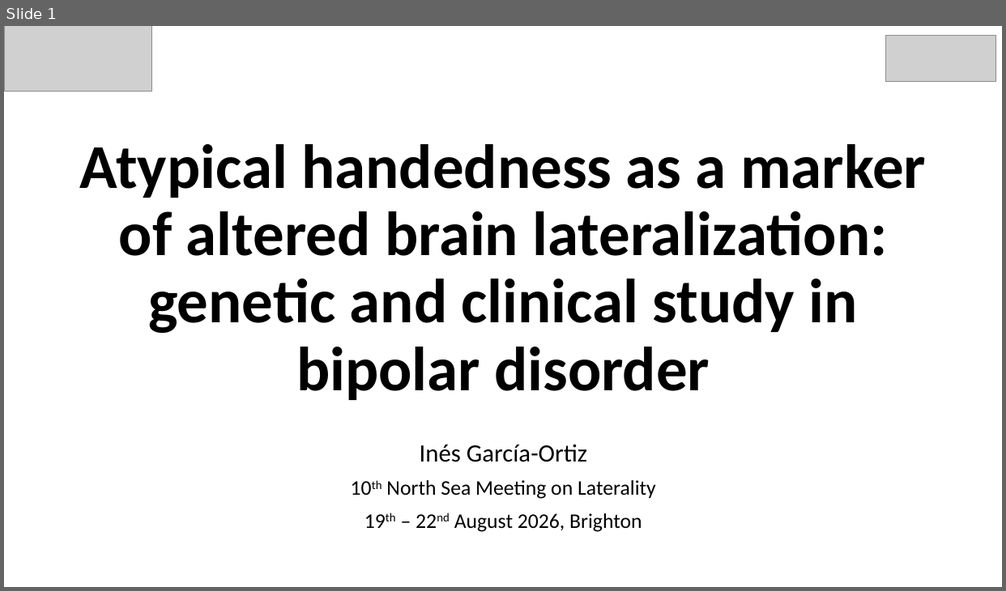
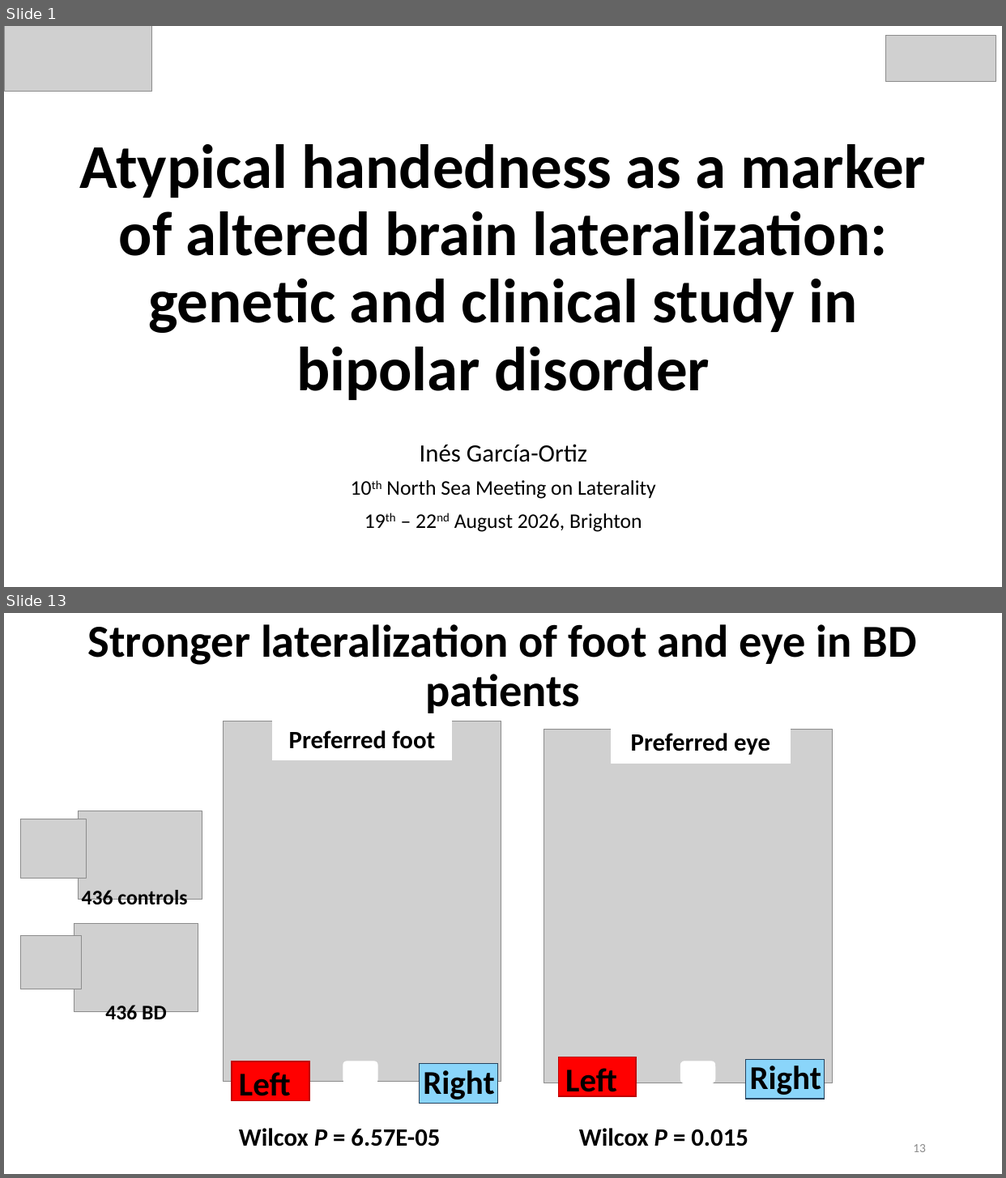
Before and after one commit to igarcia17/EHI_laterality, a slide deck: NorthSeaLateralityCongress_InesGarciaOrtiz.pptx. Shown one above the other, each under a label of ours: slide 1 before the commit, slides 1 and 13 after it; the slides between them are not shown. The pictures are 1006x591 and 1006x1178 pixels, drawn with LibreOffice and Linux fonts; fonts in the diff are those of the drawing; grey boxes stand for pictures. Boxes give left, top, right and bottom in pixels: in the first picture for what was removed or moved away, otherwise in the second. Text is boxed around its words. In the diff, an @@ line names an element or a change of style, - is before the commit and + after.

```diff
--- a/NorthSeaLateralityCongress_InesGarciaOrtiz.pptx
+++ b/NorthSeaLateralityCongress_InesGarciaOrtiz.pptx
@@ slide 13 added at (x1=4, y1=613, x2=1002, y2=1174), background #FFFFFF @@
@@ title added at (x1=88, y1=624, x2=917, y2=713), 44 pt, text #000000, bold @@
+Stronger lateralization of foot and eye in BD patients
@@ picture added at (x1=223, y1=721, x2=501, y2=1082) @@
@@ rectangle added at (x1=272, y1=717, x2=452, y2=760), fill #FFFFFF, outline #FFFFFF 1 pt, 24 pt, text #000000, bold @@
+Preferred foot
@@ picture added at (x1=544, y1=729, x2=833, y2=1083) @@
@@ rectangle added at (x1=612, y1=720, x2=791, y2=763), fill #FFFFFF, outline #FFFFFF 1 pt, 24 pt, text #000000, bold @@
+Preferred eye
@@ picture added at (x1=21, y1=819, x2=87, y2=879) @@
@@ picture added at (x1=78, y1=811, x2=202, y2=899) @@
@@ text added at (x1=82, y1=890, x2=187, y2=909), 20 pt, text #000000, bold @@
+436 controls
@@ picture added at (x1=74, y1=924, x2=198, y2=1012) @@
@@ picture added at (x1=21, y1=935, x2=81, y2=989) @@
@@ text added at (x1=105, y1=1005, x2=167, y2=1024), 20 pt, text #000000, bold @@
+436 BD
@@ rounded rectangle added at (x1=343, y1=1062, x2=377, y2=1083), fill #FFFFFF, outline #FFFFFF 1 pt @@
@@ group added at (x1=232, y1=1062, x2=497, y2=1104): 2 rectangles, 2 texts @@
+Left
+Right
@@ rounded rectangle added at (x1=681, y1=1062, x2=715, y2=1083), fill #FFFFFF, outline #FFFFFF 1 pt @@
@@ group added at (x1=558, y1=1058, x2=825, y2=1100): 2 rectangles, 2 texts @@
+Left
+Right
@@ text added at (x1=239, y1=1128, x2=440, y2=1147), 24 pt, text #000000, bold @@
+Wilcox P = 6.57E-05
@@ text added at (x1=579, y1=1128, x2=748, y2=1147), 24 pt, text #000000, bold @@
+Wilcox P = 0.015
@@ page number added at (x1=913, y1=1144, x2=926, y2=1152), 12 pt, text #8C8C8C @@
+13
```
Also in this commit, not shown: 9 slides changed, 8 other slides added, 3 slides removed, 8 other files.
